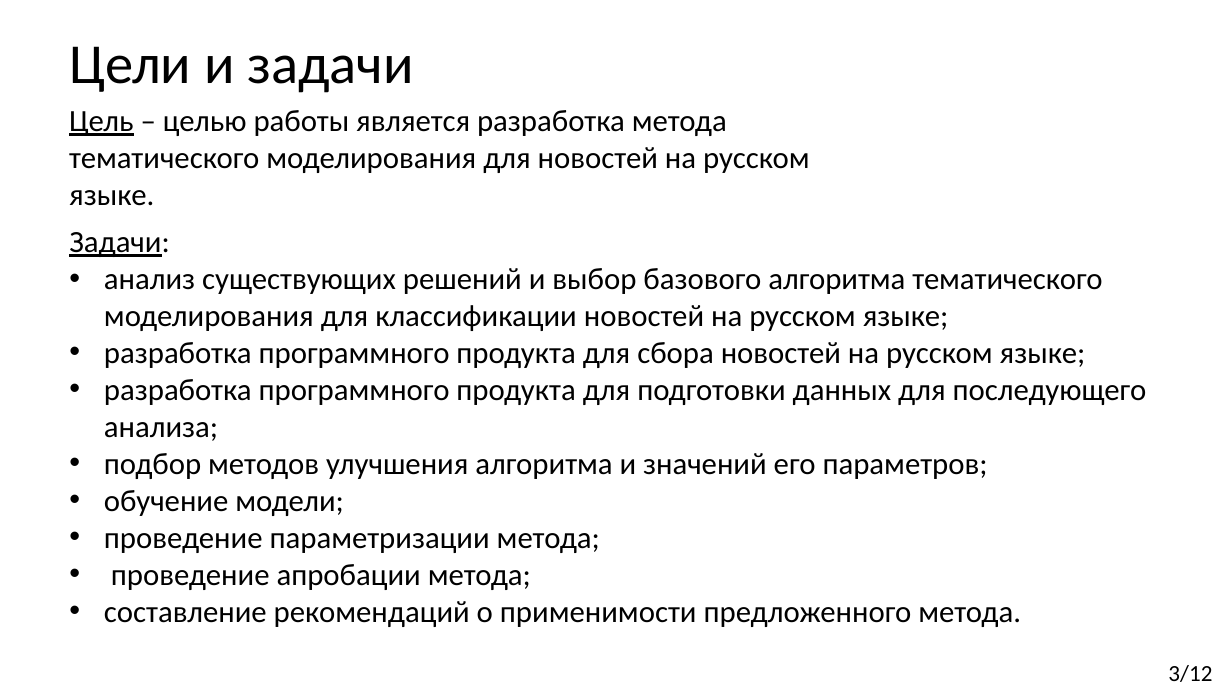
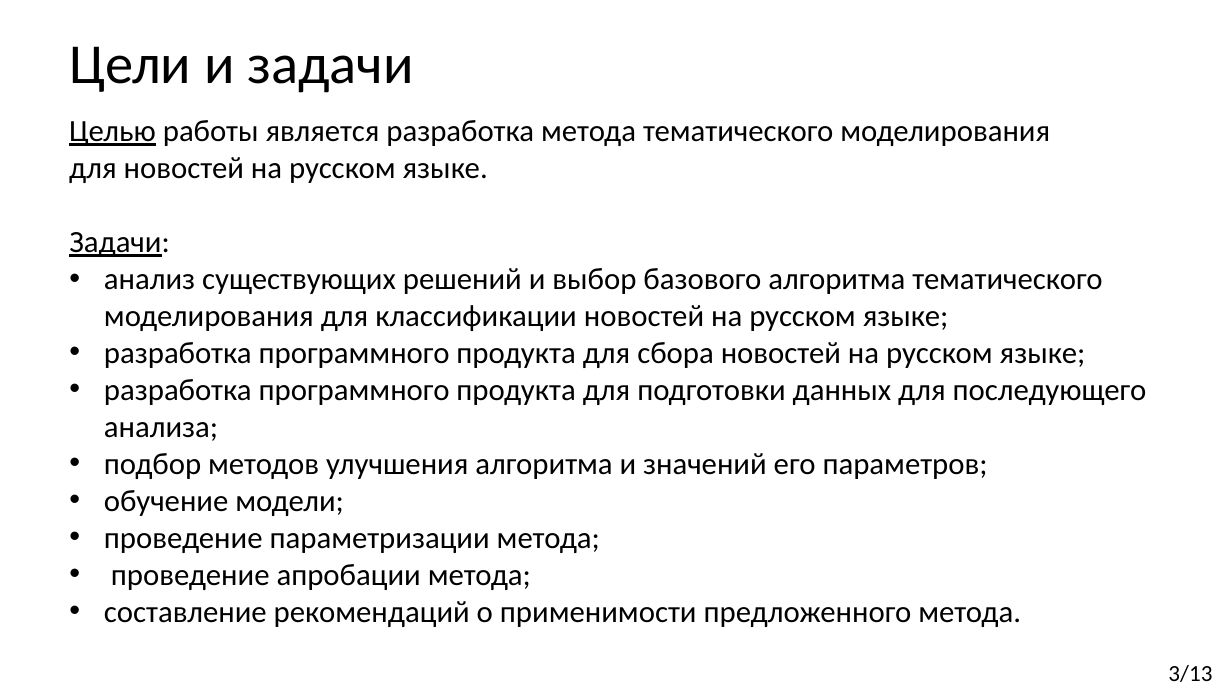
Before and after one commit to Kirmark/bachelor-qualification-work, a slide deck: slide 3 of presentation/presentation.pptx. Drawn at 1232x693 pixels with LibreOffice and Linux fonts; fonts in the diff are those of the drawing. Boxes give left, top, right and bottom in pixels: in the first picture for what was removed or moved away, otherwise in the second. Text is boxed around its words. In the diff, an @@ line names an element or a change of style, - is before the commit and + after.

```diff
--- a/presentation/presentation.pptx
+++ b/presentation/presentation.pptx
@@ text at [69, 120, 1050, 183]: text changed @@
-Цель – целью работы является разработка метода тематического моделирования для новостей на русском языке.
+Целью работы является разработка метода тематического моделирования для новостей на русском языке.
@@ text at [1168, 665, 1212, 682]: text changed @@
-3/12
+3/13
```
Also in this commit, not shown: 7 other slides changed, 4 slides added, 3 slides removed, 7 other files.
